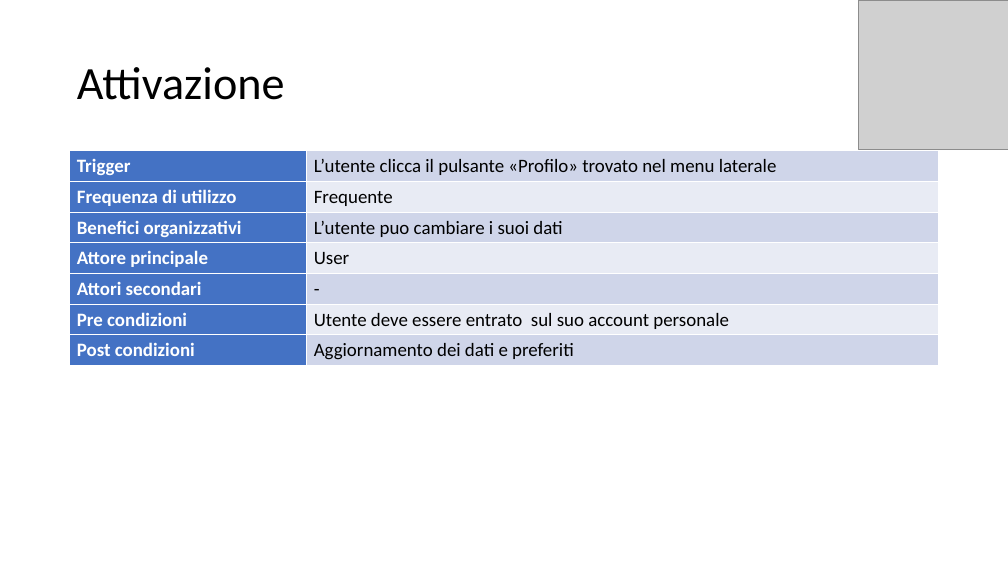
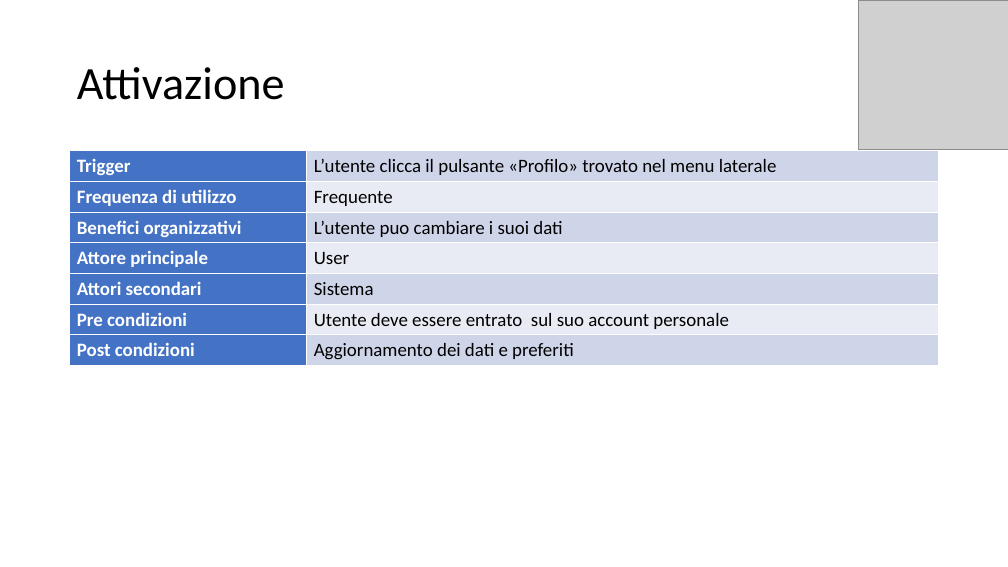
Before and after one commit to itsar19-20/gas, a slide deck: slide 3 of docs/analisi/Template use case/Template Use Case - Gestione Profilo.pptx. Drawn at 1008x567 pixels with LibreOffice and Linux fonts; fonts in the diff are those of the drawing; grey boxes stand for pictures. Boxes give left, top, right and bottom in pixels: in the first picture for what was removed or moved away, otherwise in the second. Text is boxed around its words. In the diff, an @@ line names an element or a change of style, - is before the commit and + after.

```diff
--- a/docs/analisi/Template use case/Template Use Case - Gestione Profilo.pptx
+++ b/docs/analisi/Template use case/Template Use Case - Gestione Profilo.pptx
@@ table at <box>70,151,939,366</box> @@
-row 5, column 2: -
+row 5, column 2: Sistema
```
Also in this commit, not shown: 3 other slides changed, 12 other files.
